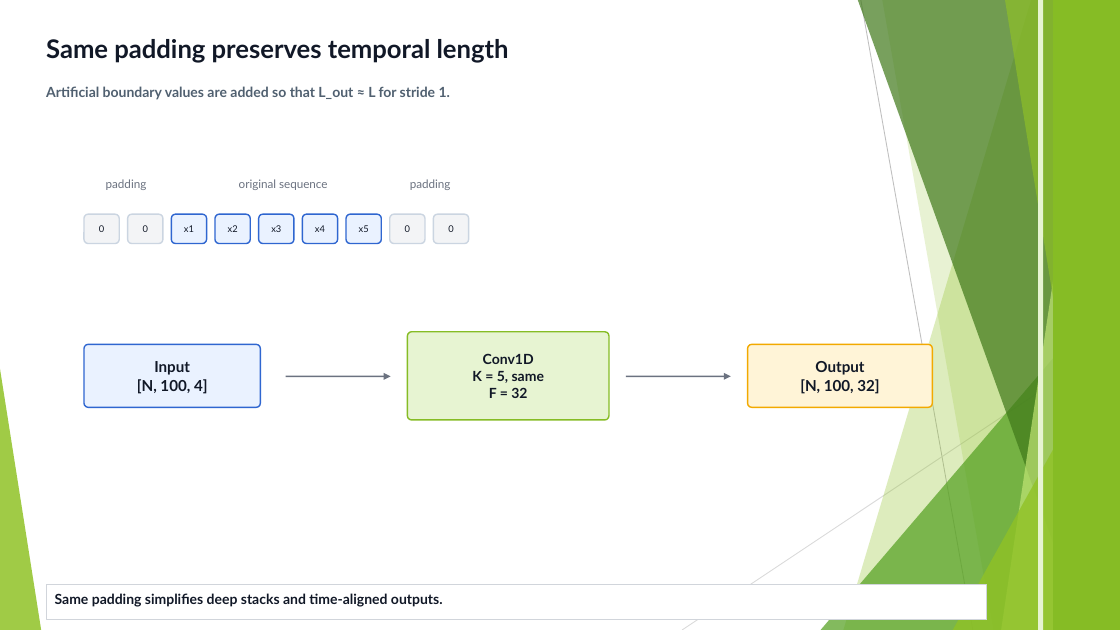
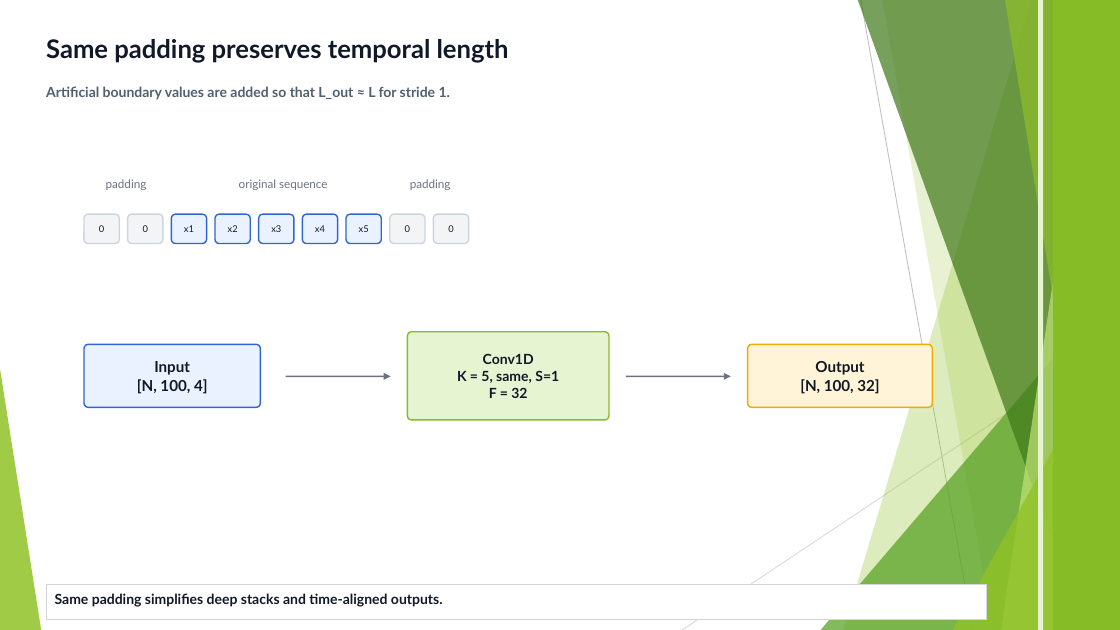
Before and after one commit to FranzGH/timeseries, a slide deck: slide 54 of Slides/05 CNNs.pptx. Drawn at 1120x630 pixels with LibreOffice and Linux fonts; fonts in the diff are those of the drawing. Boxes give left, top, right and bottom in pixels: in the first picture for what was removed or moved away, otherwise in the second. Text is boxed around its words. In the diff, an @@ line names an element or a change of style, - is before the commit and + after.

```diff
--- a/Slides/05 CNNs.pptx
+++ b/Slides/05 CNNs.pptx
@@ text at box(457, 370, 559, 383): text changed @@
-K = 5, same
+K = 5, same, S=1
```
Also in this commit, not shown: 11 other slides changed.
